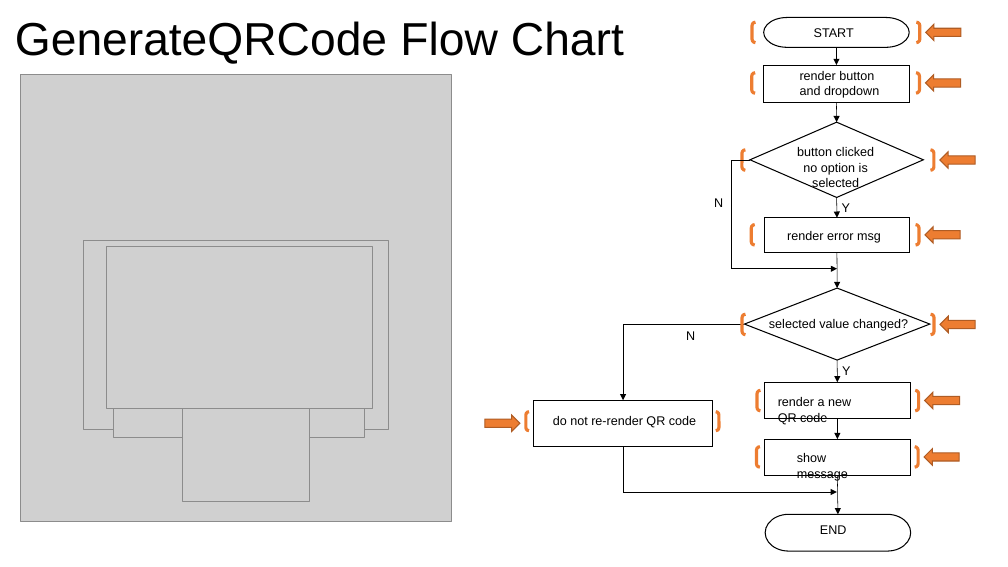
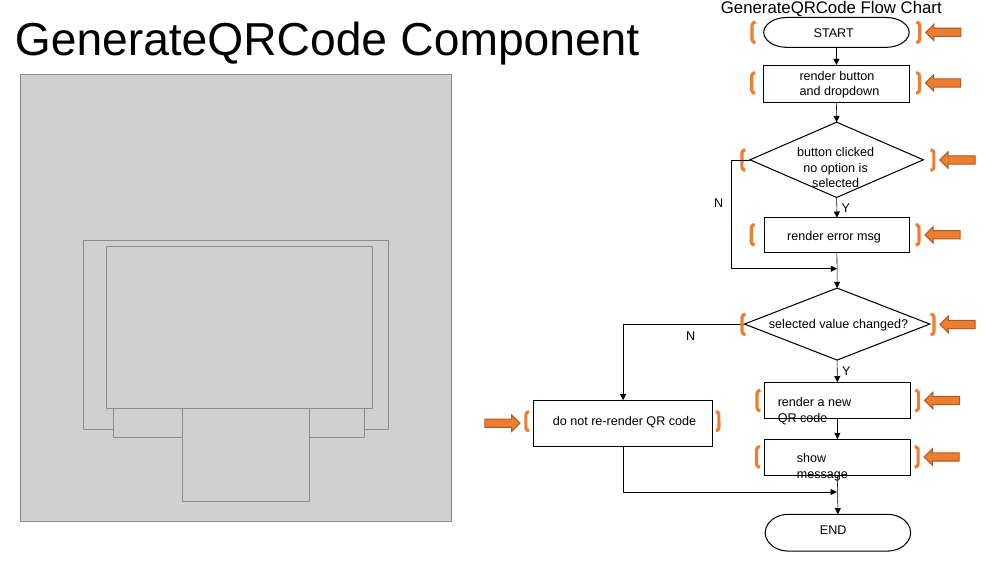
Before and after one commit to xiangyuliu-crs/QRCode, a slide deck: slide 12 of docs/QRCode.pptx (slide 6 before the commit). Drawn at 1008x567 pixels with LibreOffice and Linux fonts; fonts in the diff are those of the drawing; grey boxes stand for pictures. Boxes give left, top, right and bottom in pixels: in the first picture for what was removed or moved away, otherwise in the second. Text is boxed around its words. In the diff, an @@ line names an element or a change of style, - is before the commit and + after.

```diff
--- a/docs/QRCode.pptx
+++ b/docs/QRCode.pptx
@@ title at <box>15,21,639,65</box>: text changed @@
-GenerateQRCode Flow Chart
+GenerateQRCode Component
@@ text added at <box>721,1,942,17</box>, 16 pt, text #000000 @@
+GenerateQRCode Flow Chart
```
Also in this commit, not shown: 3 other slides changed, 10 slides added.
